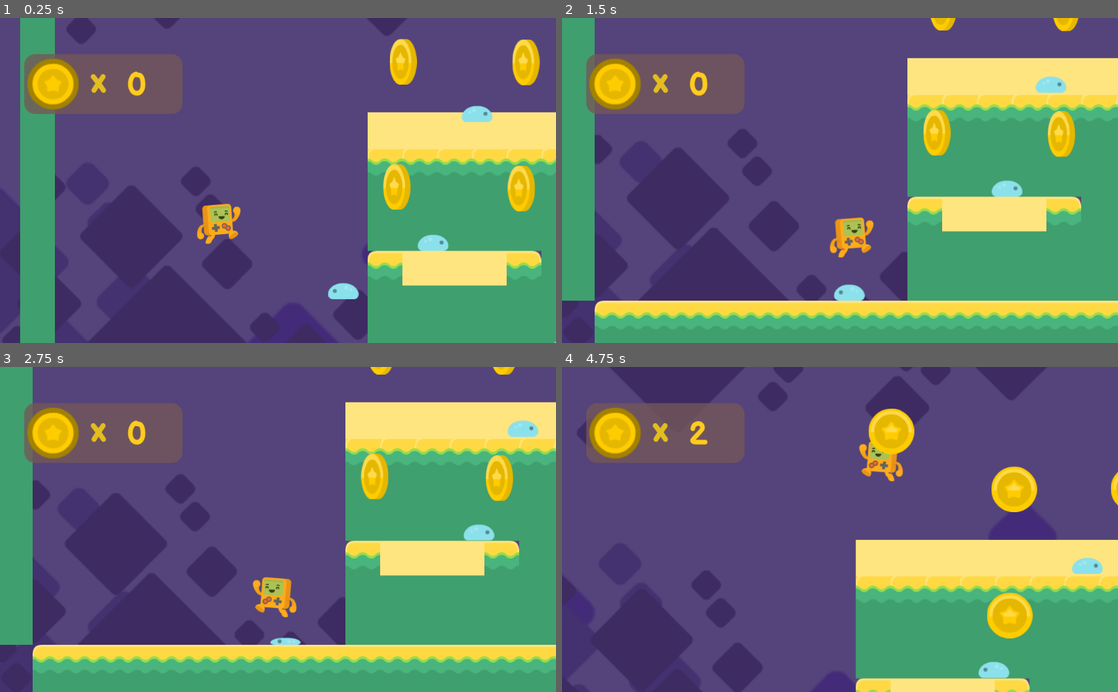
Above: before the commit, frames 1-4 (two rows, left to right).
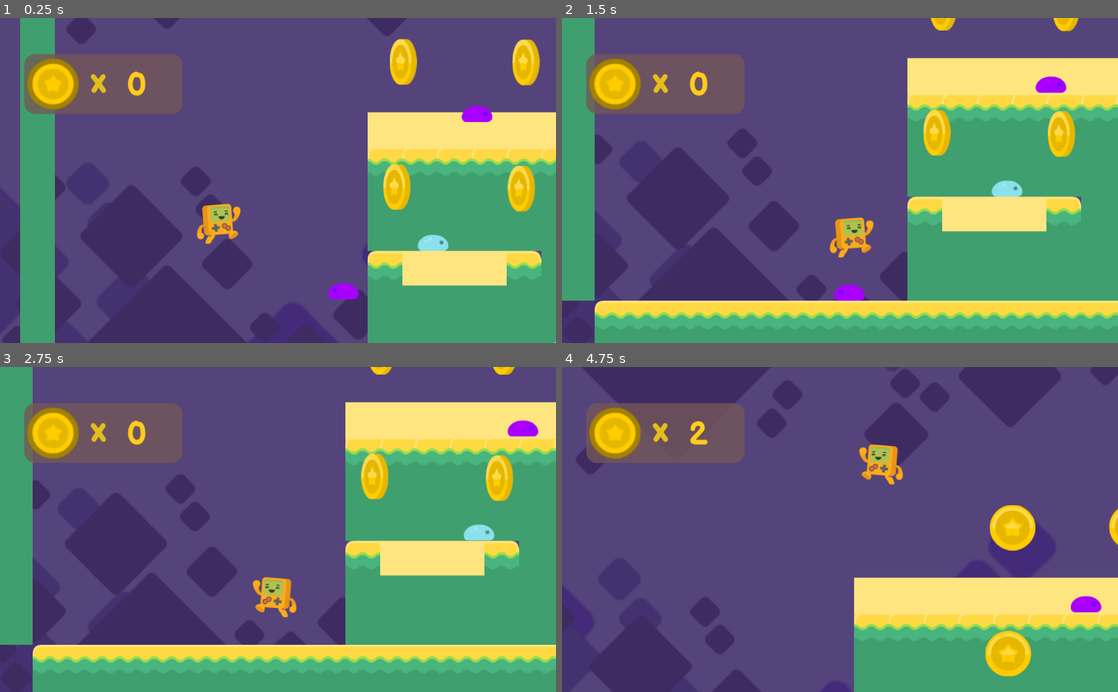
Above: after the commit, the same moments.

Repository: magic-peach/godot-2D-platformer
Game: Godot game, scene res://Level1.tscn
The game is run twice, just before and just after one commit, with the same random seed, the same clock (stepped at 60 frames per second) and the same inputs.
Inputs:
- Up to frame 1 (0.25 s): no input
- Up to frame 2 (1.5 s): hold Right (right) from 0.53 s (still down); tap Up (up) at 0.6, 0.77, 1.07, 1.35 s
- Up to frame 3 (2.75 s): tap Up (up) at 1.52, 1.82, 2.1 s; release Right (right) at 2.03 s; hold Left (left) from 2.03 s (still down)
- Up to frame 4 (4.75 s): release Left (left) at 2.78 s; hold Right (right) 2.78-4.28 s; tap Up (up) at 2.85, 3.02, 3.32, 3.6, 3.77, 4.07, 4.35, 4.52 s; hold Left (left) from 4.28 s (still down)

The runs differ from the first frame. In frame 1, 0.5% of the frame differs, in the area x 59-89%, y 26-87%; in frame 2, 0.5%; in frame 3, 0.4%; in frame 4, 26%, in the area x 0-100%, y 0-100%.

Commit message:
enemy changes

Diff:
--- a/Level1.tscn
+++ b/Level1.tscn
@@ -64,6 +64,148 @@
 collision_mask = 49
 format = 1
 tile_data = PoolIntArray( -131083, 0, 0, -65547, 0, 0, -11, 0, 0, -65524, 10, 0, -65523, 3, 0, -65522, 11, 0, 65525, 0, …(1805 unchanged characters)…
+
+[node name="ParallaxBackground" type="ParallaxBackground" parent="."]
+
+[node name="Purple Sky" type="ParallaxLayer" parent="ParallaxBackground"]
+motion_mirroring = Vector2( 1280, 960 )
+
+[node name="Sprite" type="Sprite" parent="ParallaxBackground/Purple Sky"]
+position = Vector2( 117.38, 63.6396 )
+scale = Vector2( 2, 2 )
+texture = ExtResource( 4 )
+centered = false
+
+[node name="back blocks" type="ParallaxLayer" parent="ParallaxBackground"]
+modulate = Color( 0.756863, 0.607843, 0.92549, 1 )
+position = Vector2( 0, -500 )
+motion_scale = Vector2( 0.25, 0.25 )
+motion_mirroring = Vector2( 2560, 1920 )
+
+[node name="Sprite" type="Sprite" parent="ParallaxBackground/back blocks"]
+position = Vector2( -1.41431, 8.48535 )
+scale = Vector2( 4, 4 )
+texture = ExtResource( 5 )
+centered = false
+
+[node name="middle blocks" type="ParallaxLayer" parent="ParallaxBackground"]
+modulate = Color( 0.768627, 0.690196, 0.854902, 1 )
+motion_scale = Vector2( 0.4, 0.4 )
+motion_mirroring = Vector2( 1600, 1200 )
+
+[node name="Sprite" type="Sprite" parent="ParallaxBackground/middle blocks"]
+position = Vector2( 2.82837, -110.309 )
+scale = Vector2( 2.5, 2.5 )
+texture = ExtResource( 5 )
+centered = false
+
+[node name="nearby blocks" type="ParallaxLayer" parent="ParallaxBackground"]
+modulate = Color( 0.698039, 0.6, 0.745098, 1 )
+motion_scale = Vector2( 0.7, 0.7 )
+motion_mirroring = Vector2( 1120, 840 )
+
+[node name="Sprite" type="Sprite" parent="ParallaxBackground/nearby blocks"]
+scale = Vector2( 1.75, 1.75 )
+texture = ExtResource( 5 )
+centered = false
+
+[node name="fallzone" type="Area2D" parent="."]
+position = Vector2( 1984.14, 930.552 )
+collision_layer = 4
+__meta__ = {
+"_edit_group_": true
+}
+
+[node name="CollisionShape2D" type="CollisionShape2D" parent="fallzone"]
+shape = SubResource( 3 )
+
+[node name="HUD" type="CanvasLayer" parent="."]
+script = ExtResource( 9 )
+
+[node name="Panel" type="Panel" parent="HUD"]
+margin_left = 45.0
+margin_top = 67.0
+margin_right = 336.0
+margin_bottom = 177.0
+custom_styles/panel = SubResource( 4 )
+__meta__ = {
+"_edit_use_anchors_": false
+}
+
+[node name="TextureRect" type="TextureRect" parent="HUD"]
+anchor_right = 0.039
+anchor_bottom = 0.033
+margin_left = 50.2011
+margin_top = 73.9289
+margin_right = 106.265
+margin_bottom = 149.129
+texture = ExtResource( 8 )
+expand = true
+__meta__ = {
+"_edit_use_anchors_": false
+}
+
+[node name="x" type="Label" parent="HUD"]
+margin_left = 167.029
+margin_top = 78.9142
+margin_right = 219.029
+margin_bottom = 157.914
+custom_fonts/font = SubResource( 5 )
+custom_colors/font_color = Color( 0.890196, 0.741176, 0.117647, 1 )
+text = "x"
+__meta__ = {
+"_edit_use_anchors_": false
+}
+
+[node name="coinnum" type="Label" parent="HUD"]
+margin_left = 232.5
+margin_top = 88.5
+margin_right = 342.5
+margin_bottom = 160.5
+custom_fonts/font = SubResource( 6 )
+custom_colors/font_color = Color( 1, 0.8, 0.113725, 1 )
+text = "@@"
+__meta__ = {
+"_edit_use_anchors_": false
+}
+
+[node name="Coins" type="Node2D" parent="."]
+
+[node name="Coin1" parent="Coins" instance=ExtResource( 6 )]
+position = Vector2( -9.52264, 201.585 )
+
+[node name="Coin2" parent="Coins" instance=ExtResource( 6 )]
+position = Vector2( 219.888, 204.306 )
+
+[node name="Coin3" parent="Coins" instance=ExtResource( 6 )]
+position = Vector2( 2.04059, -29.248 )
+
+[node name="Coin4" parent="Coins" instance=ExtResource( 6 )]
+position = Vector2( 228.081, -28.5678 )
+
+[node name="Coin5" parent="Coins" instance=ExtResource( 6 )]
+position = Vector2( 448, -29.9282 )
+
+[node name="enemies" type="Node2D" parent="."]
+
+[node name="enemy1" parent="enemies" instance=ExtResource( 10 )]
+position = Vector2( -96, 352 )
+collision/safe_margin = 0.1
+
+[node name="enemy2" parent="enemies" instance=ExtResource( 10 )]
+position = Vector2( 44.7987, 284.662 )
+collision/safe_margin = 0.1
+direction = 1
+detects_cliffs = false
+
+[node name="enemy3" parent="enemies" instance=ExtResource( 10 )]
+position = Vector2( 125.741, 24.8301 )
+direction = 1
+
+[node name="enemy4" parent="enemies" instance=ExtResource( 10 )]
+position = Vector2( 289.666, 485.317 )
+direction = 1
+detects_cliffs = false
 
 [node name="player" parent="." instance=ExtResource( 1 )]
 position = Vector2( -337.466, 188.828 )
@@ -82,146 +224,6 @@
 drag_margin_left = 0.3
 drag_margin_right = 0.3
 editor_draw_limits = true
-
-[node name="ParallaxBackground" type="ParallaxBackground" parent="."]
-
-[node name="Purple Sky" type="ParallaxLayer" parent="ParallaxBackground"]
-motion_mirroring = Vector2( 1280, 960 )
-
-[node name="Sprite" type="Sprite" parent="ParallaxBackground/Purple Sky"]
-position = Vector2( 117.38, 63.6396 )
-scale = Vector2( 2, 2 )
-texture = ExtResource( 4 )
-centered = false
-
-[node name="back blocks" type="ParallaxLayer" parent="ParallaxBackground"]
-modulate = Color( 0.756863, 0.607843, 0.92549, 1 )
-position = Vector2( 0, -500 )
-motion_scale = Vector2( 0.25, 0.25 )
-motion_mirroring = Vector2( 2560, 1920 )
-
-[node name="Sprite" type="Sprite" parent="ParallaxBackground/back blocks"]
-position = Vector2( -1.41431, 8.48535 )
-scale = Vector2( 4, 4 )
-texture = ExtResource( 5 )
-centered = false
-
-[node name="middle blocks" type="ParallaxLayer" parent="ParallaxBackground"]
-modulate = Color( 0.768627, 0.690196, 0.854902, 1 )
-motion_scale = Vector2( 0.4, 0.4 )
-motion_mirroring = Vector2( 1600, 1200 )
-
-[node name="Sprite" type="Sprite" parent="ParallaxBackground/middle blocks"]
-position = Vector2( 2.82837, -110.309 )
-scale = Vector2( 2.5, 2.5 )
-texture = ExtResource( 5 )
-centered = false
-
-[node name="nearby blocks" type="ParallaxLayer" parent="ParallaxBackground"]
-modulate = Color( 0.698039, 0.6, 0.745098, 1 )
-motion_scale = Vector2( 0.7, 0.7 )
-motion_mirroring = Vector2( 1120, 840 )
-
-[node name="Sprite" type="Sprite" parent="ParallaxBackground/nearby blocks"]
-scale = Vector2( 1.75, 1.75 )
-texture = ExtResource( 5 )
-centered = false
-
-[node name="fallzone" type="Area2D" parent="."]
-position = Vector2( 1984.14, 930.552 )
-collision_layer = 4
-__meta__ = {
-"_edit_group_": true
-}
-
-[node name="CollisionShape2D" type="CollisionShape2D" parent="fallzone"]
-shape = SubResource( 3 )
-
-[node name="HUD" type="CanvasLayer" parent="."]
-script = ExtResource( 9 )
-
-[node name="Panel" type="Panel" parent="HUD"]
-margin_left = 45.0
-margin_top = 67.0
-margin_right = 336.0
-margin_bottom = 177.0
-custom_styles/panel = SubResource( 4 )
-__meta__ = {
-"_edit_use_anchors_": false
-}
-
-[node name="TextureRect" type="TextureRect" parent="HUD"]
-anchor_right = 0.039
-anchor_bottom = 0.033
-margin_left = 50.2011
-margin_top = 73.9289
-margin_right = 106.265
-margin_bottom = 149.129
-texture = ExtResource( 8 )
-expand = true
-__meta__ = {
-"_edit_use_anchors_": false
-}
-
-[node name="x" type="Label" parent="HUD"]
-margin_left = 167.029
-margin_top = 78.9142
-margin_right = 219.029
-margin_bottom = 157.914
-custom_fonts/font = SubResource( 5 )
-custom_colors/font_color = Color( 0.890196, 0.741176, 0.117647, 1 )
-text = "x"
-__meta__ = {
-"_edit_use_anchors_": false
-}
-
-[node name="coinnum" type="Label" parent="HUD"]
-margin_left = 232.5
-margin_top = 88.5
-margin_right = 342.5
-margin_bottom = 160.5
-custom_fonts/font = SubResource( 6 )
-custom_colors/font_color = Color( 1, 0.8, 0.113725, 1 )
-text = "@@"
-__meta__ = {
-"_edit_use_anchors_": false
-}
-
-[node name="Coins" type="Node2D" parent="."]
-
-[node name="Coin1" parent="Coins" instance=ExtResource( 6 )]
-position = Vector2( -9.52264, 201.585 )
-
-[node name="Coin2" parent="Coins" instance=ExtResource( 6 )]
-position = Vector2( 219.888, 204.306 )
-
-[node name="Coin3" parent="Coins" instance=ExtResource( 6 )]
-position = Vector2( 2.04059, -29.248 )
-
-[node name="Coin4" parent="Coins" instance=ExtResource( 6 )]
-position = Vector2( 228.081, -28.5678 )
-
-[node name="Coin5" parent="Coins" instance=ExtResource( 6 )]
-position = Vector2( 448, -29.9282 )
-
-[node name="enemies" type="Node2D" parent="."]
-
-[node name="enemy1" parent="enemies" instance=ExtResource( 10 )]
-position = Vector2( -96, 352 )
-collision/safe_margin = 0.1
-
-[node name="enemy2" parent="enemies" instance=ExtResource( 10 )]
-position = Vector2( 44.7987, 284.662 )
-collision/safe_margin = 0.1
-direction = 1
-
-[node name="enemy3" parent="enemies" instance=ExtResource( 10 )]
-position = Vector2( 125.741, 24.8301 )
-direction = 1
-
-[node name="enemy4" parent="enemies" instance=ExtResource( 10 )]
-position = Vector2( 289.666, 485.317 )
-direction = 1
 [connection signal="body_entered" from="fallzone" to="player" method="_on_fallzone_body_entered"]
 [connection signal="coin_collected" from="Coins/Coin1" to="HUD" method="_on_coin_collected"]
 [connection signal="coin_collected" from="Coins/Coin2" to="HUD" method="_on_coin_collected"]
--- /dev/null
+++ b/TitleMenu.tscn
@@ -0,0 +1,13 @@
+[gd_scene format=2]
+
+[node name="TitleMenu" type="Control"]
+anchor_right = 1.0
+anchor_bottom = 1.0
+__meta__ = {
+"_edit_use_anchors_": false
+}
+
+[node name="ColorRect" type="ColorRect" parent="."]
+modulate = Color( 0.527105, 0.770243, 0.849609, 1 )
+margin_right = 1024.0
+margin_bottom = 600.0
--- a/enemy.gd
+++ b/enemy.gd
@@ -10,6 +10,8 @@
 		$AnimatedSprite.flip_h = true
 	$floor_checker.position.x = $CollisionShape2D.shape.get_extents().x * direction
 	$floor_checker.enabled = detects_cliffs
+	if detects_cliffs:
+		set_modulate(Color(1.2,0,5,1))
 
 
 func _physics_process(delta):
@@ -27,3 +29,18 @@
 func _on_top_checker_body_entered(body):
 	$AnimatedSprite.play("squashed")
 	speed = 0
+	set_collision_layer_bit(4,false)
+	set_collision_mask_bit(0,false)
+	$top_checker.set_collision_layer_bit(4,false)
+	$top_checker.set_collision_mask_bit(0,false)
+	$sides_checker.set_collision_layer_bit(4,false)
+	$sides_checker.set_collision_mask_bit(0,false)
+	$Timer.start()
+
+
+func _on_sides_checker_body_entered(body):
+	body.ouch(position.x)
+
+
+func _on_Timer_timeout():
+	queue_free()
--- a/enemy.tscn
+++ b/enemy.tscn
@@ -22,10 +22,14 @@
 extents = Vector2( 20, 13.224 )
 
 [sub_resource type="RectangleShape2D" id=3]
-extents = Vector2( 16.1572, 4.10224 )
+extents = Vector2( 14.7429, 4.10224 )
+
+[sub_resource type="RectangleShape2D" id=4]
+extents = Vector2( 26.7638, 10 )
 
 [node name="enemy" type="KinematicBody2D"]
 collision_layer = 16
+collision_mask = 35
 script = ExtResource( 1 )
 
 [node name="AnimatedSprite" type="AnimatedSprite" parent="."]
@@ -51,4 +55,17 @@
 [node name="CollisionShape2D" type="CollisionShape2D" parent="top_checker"]
 position = Vector2( -0.35356, -13.9654 )
 shape = SubResource( 3 )
+
+[node name="sides_checker" type="Area2D" parent="."]
+collision_layer = 0
+collision_mask = 33
+
+[node name="CollisionShape2D" type="CollisionShape2D" parent="sides_checker"]
+position = Vector2( 1.06066, 4.94975 )
+shape = SubResource( 4 )
+
+[node name="Timer" type="Timer" parent="."]
+wait_time = 0.4
 [connection signal="body_entered" from="top_checker" to="." method="_on_top_checker_body_entered"]
+[connection signal="body_entered" from="sides_checker" to="." method="_on_sides_checker_body_entered"]
+[connection signal="timeout" from="Timer" to="." method="_on_Timer_timeout"]
--- a/player.gd
+++ b/player.gd
@@ -33,8 +33,30 @@
 
 
 
+func _on_fallzone_body_entered(body):
+	get_tree().change_scene("res://Level1.tscn")
+
+
+func bounce():
+	velocity.y = JUMPFORCE * 0.5
+
+
+func ouch(var enemyposx):
+	set_modulate(Color(1,0.3,0.3,0.3))
+	velocity.y = JUMPFORCE * 0.3
+
+	if position.x < enemyposx:
+		velocity.x = -800
+	elif position.x > enemyposx:
+		velocity.x = 800
+
+
+	Input.action_release("left")
+	Input.action_release("right")
+	$Timer.start()
 
 
 
-func _on_fallzone_body_entered(body):
+
+func _on_Timer_timeout():
 	get_tree().change_scene("res://Level1.tscn")
--- a/player.tscn
+++ b/player.tscn
@@ -22,3 +22,8 @@
 [node name="CollisionShape2D" type="CollisionShape2D" parent="."]
 position = Vector2( 0.75, 16.25 )
 shape = SubResource( 1 )
+
+[node name="Timer" type="Timer" parent="."]
+wait_time = 0.7
+one_shot = true
+[connection signal="timeout" from="Timer" to="." method="_on_Timer_timeout"]
Binary file added: Assets/UI/arrow-UP.png
Not shown, added: Assets/UI/arrow-UP.png.import
Binary file added: Assets/UI/grey_button04.png
Binary file added: Assets/UI/grey_button13.png
Binary file added: Assets/more fonts/KiriFont.ttf
Binary file added: Assets/more fonts/Sniglet-Regular.ttf
Not shown: 1 places in enemy.tscn that only renumber resources
